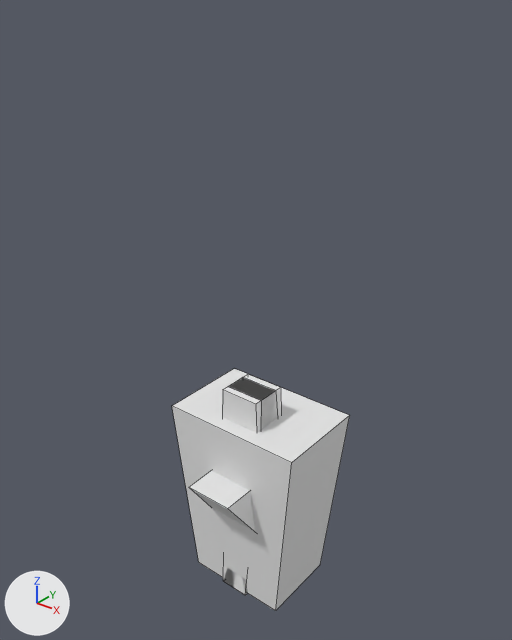
One commit to the Blender file share/shapes/alux/soldier.blend: the scene before it, then after it.
Before and after are seen from a 50 mm lens placed at (2.16, -2.72, 2.68), pointed at (-0.09, 0.09, 0.94). The axes (+X, +Y, +Z) are drawn at lower left. The lights are the same throughout. Mesh edges are drawn as thin lines. The same objects are shown in both versions, whatever each file hides. Materials are left out; every surface is plain grey.

The scene before the commit, as lines of its bpy script (objects in view):
```python
ob_calf_right = bpy.data.objects.new('calf_right', me_cube_007)
ob_calf_right.location = (0.0, 0.0, 0.0)
ob_chest_002 = bpy.data.objects.new('chest.002', me_cube_002)
ob_chest_002.location = (0.0, 0.0, 0.0)
ob_forearm_left_004 = bpy.data.objects.new('forearm_left.004', me_cube_036)
ob_forearm_left_004.location = (0.0, 0.0, 0.0)
ob_forearm_right_001 = bpy.data.objects.new('forearm_right.001', me_cube_005)
ob_forearm_right_001.location = (0.0, 0.0, 0.0)
ob_head = bpy.data.objects.new('head', me_cube_003)
ob_head.location = (0.0, 0.0, 0.0)
ob_thigh_right = bpy.data.objects.new('thigh_right', me_cube_006)
ob_thigh_right.location = (0.0, 0.0, 0.0)
ob_upperarm_left = bpy.data.objects.new('upperarm_left', me_cube_037)
ob_upperarm_left.location = (0.0, 0.0, 0.0)
ob_upperarm_right = bpy.data.objects.new('upperarm_right', me_cube_004)
ob_upperarm_right.location = (0.0, 0.0, 0.0)
```
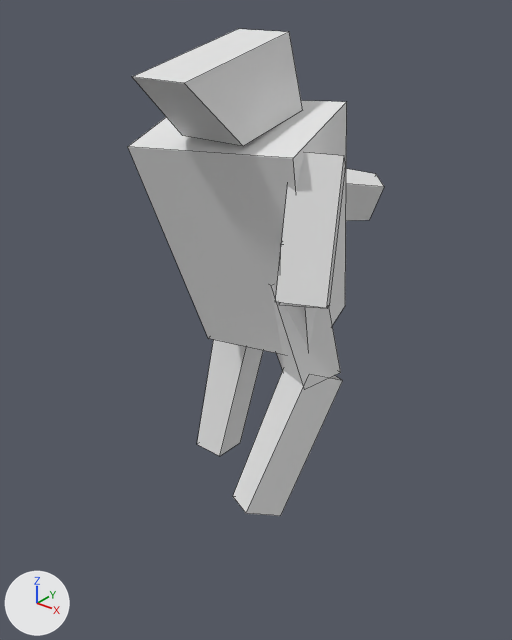
Boxes [x1, y1, x2, y2] around the edits, measured in the pictures (512 x 640 px):
'chest.002', moved, turned: before [172, 369, 350, 611]; after [128, 101, 347, 355]
'head', moved, turned: before [189, 470, 255, 532]; after [132, 29, 303, 146]
'calf_right', moved, turned: before [223, 568, 247, 595]; after [233, 370, 342, 516]
'upperarm_right', moved, turned (not visible before): after [275, 152, 346, 308]
'calf_left.004', moved, turned: before [223, 565, 247, 594]; after [197, 340, 263, 456]
'thigh_right', moved, turned (not visible before): after [270, 285, 341, 390]
'forearm_left.004', moved, turned: before [229, 377, 278, 428]; after [346, 169, 384, 221]
'upperarm_left', moved, turned (not visible afterwards): before [222, 374, 281, 433]
'forearm_right.001', moved (not visible before): after [279, 243, 327, 309]

The change, as a diff of the scene's bpy script:
```diff
--- a/share/shapes/alux/soldier.blend.py
+++ b/share/shapes/alux/soldier.blend.py
@@ ob_head @@
 ob_head = bpy.data.objects.new('head', me_cube_003)
-ob_head.location = (0.0, 0.0, 0.0)
+ob_head.location = (0.029, -0.223, 2.337)
+ob_head.rotation_euler = (0.216, 0.00179, -0.000432)  # degrees (12, 0.1, -0)
@@ ob_forearm_right_001 @@
 ob_forearm_right_001 = bpy.data.objects.new('forearm_right.001', me_cube_005)
-ob_forearm_right_001.location = (0.0, 0.0, 0.0)
+ob_forearm_right_001.location = (0.404, -0.256, 1.458)
@@ ob_upperarm_right @@
 ob_upperarm_right = bpy.data.objects.new('upperarm_right', me_cube_004)
-ob_upperarm_right.location = (0.0, 0.0, 0.0)
+ob_upperarm_right.location = (0.385, -0.15, 1.913)
+ob_upperarm_right.rotation_euler = (0.0461, 0.38, 2.081)  # degrees (2.6, 22, 119)
@@ ob_forearm_left_004 @@
 ob_forearm_left_004 = bpy.data.objects.new('forearm_left.004', me_cube_036)
-ob_forearm_left_004.location = (0.0, 0.0, 0.0)
+ob_forearm_left_004.location = (-0.141, 0.407, 1.572)
+ob_forearm_left_004.rotation_euler = (-2.015, -1.182, -0.143)  # degrees (-115, -68, -8.2)
@@ ob_upperarm_left @@
 ob_upperarm_left = bpy.data.objects.new('upperarm_left', me_cube_037)
-ob_upperarm_left.location = (0.0, 0.0, 0.0)
+ob_upperarm_left.location = (-0.311, 0.12, 2.003)
+ob_upperarm_left.rotation_euler = (-3.107, -0.555, 0.968)  # degrees (-178, -32, 55)
@@ ob_chest_002 @@
 ob_chest_002 = bpy.data.objects.new('chest.002', me_cube_002)
-ob_chest_002.location = (0.0, 0.0, 0.0)
+ob_chest_002.location = (-0.002, -0.059, 1.662)
+ob_chest_002.rotation_euler = (0.27, -0.0523, 0.153)  # degrees (15, -3, 8.8)
@@ ob_thigh_right @@
 ob_thigh_right = bpy.data.objects.new('thigh_right', me_cube_006)
-ob_thigh_right.location = (0.0, 0.0, 0.0)
+ob_thigh_right.location = (0.196, 0.062, 1.295)
+ob_thigh_right.rotation_euler = (0.215, -0.179, -0.47)  # degrees (12, -10, -27)
@@ ob_calf_right @@
 ob_calf_right = bpy.data.objects.new('calf_right', me_cube_007)
-ob_calf_right.location = (0.0, 0.0, 0.0)
+ob_calf_right.location = (0.342, 0.116, 0.699)
+ob_calf_right.rotation_euler = (-0.401, -0.112, -0.454)  # degrees (-23, -6.4, -26)
@@ ob_calf_left_004 @@
 ob_calf_left_004 = bpy.data.objects.new('calf_left.004', me_cube_010)
-ob_calf_left_004.location = (0.0, 0.0, 0.0)
+ob_calf_left_004.location = (-0.311, 0.289, 0.748)
+ob_calf_left_004.rotation_euler = (-0.134, 0.0906, 0.0716)  # degrees (-7.7, 5.2, 4.1)
```
